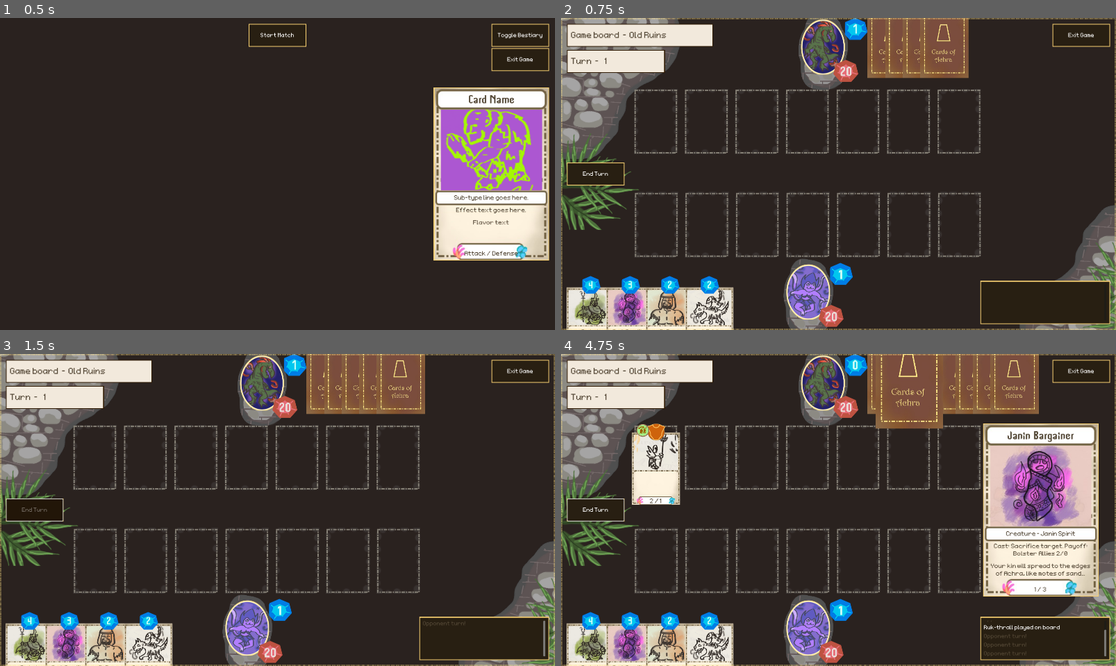
Above: before the commit, frames 1-4 (two rows, left to right).
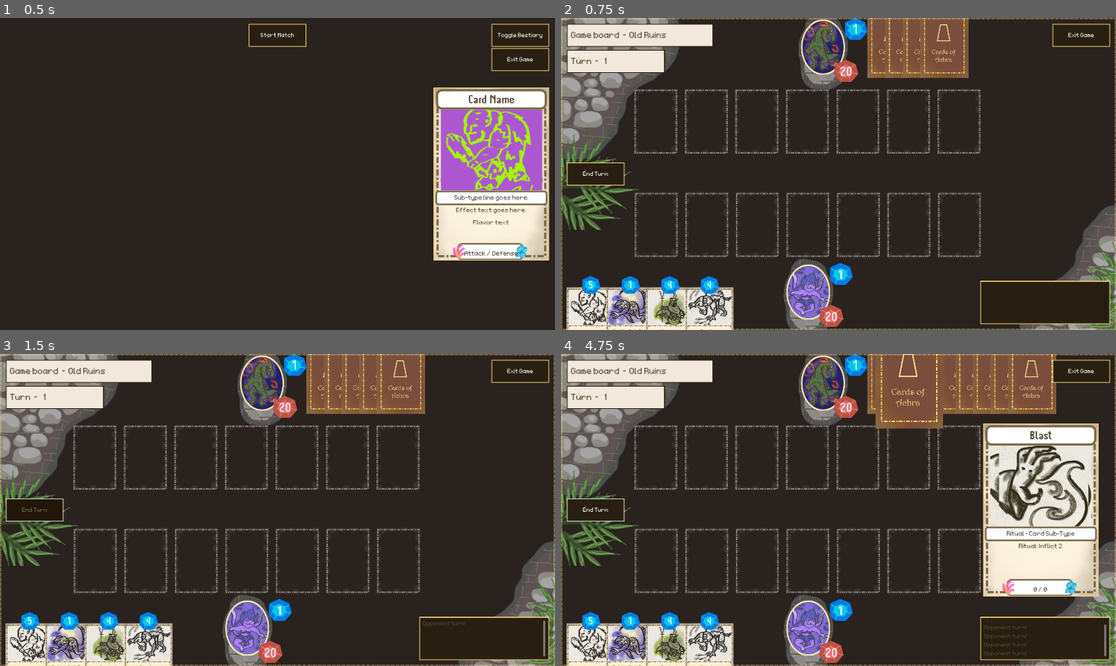
Above: after the commit, the same moments.

Repository: OttoElomaa/Godot-4-Ogre-Card-Game
Game: Godot game, scene res://GameScenes/MainMenu.tscn
Two runs of this game, one before a commit and one after it. Both use one fixed random seed, a clock stepped at 60 frames per second and the inputs below.
Inputs (mouse positions are in pixels of both pictures, inside the frame that each line leads up to):
- Up to frame 1 (0.5 s): no input
- Up to frame 2 (0.75 s): click (838, 36) at 0.5 s
- Up to frame 3 (1.5 s): click (33, 510) at 1.25 s
- Up to frame 4 (4.75 s): tap Enter at 2, 3.5 s; drag from (588, 659) to (827, 385) at 2.02 s; tap Space at 2.75, 4.25 s; drag from (627, 659) to (827, 385) at 2.77 s; move the mouse to (672, 659) at 3.52 s; hold Up (ui_up) 3.53-4.25 s; tap Mouse wheel down (scrollDown) at 3.6 s; click (672, 659) at 3.67 s; drag from (710, 659) to (894, 378) at 4.27 s

Frame 1 is identical in both runs. In frame 2, 2.4% of the frame differs, in the area x 1-31%, y 84-100%; in frame 3, 2.4%; in frame 4, 11%, in the area x 1-99%, y 0-100%.

Commit message:
Maybe broken - Card: Restructured Actions. Actions node now has all the functions for handling actions, not its child nodes

Diff:
--- /dev/null
+++ b/CardScriptsAndComponents/effectsNodeMain.gd
@@ -0,0 +1,167 @@
+extends Node
+
+
+
+@onready var castNode := $Cast
+@onready var battleArtNode := $BattleArt
+@onready var ritualNode := $Ritual
+@onready var arrivalNode := $Arrival
+@onready var onTurnNode := $OnTurn
+
+@onready var specialTriggers := $SpecialCondition
+@onready var payoffNode := $Payoff
+
+var myCard: Card = null
+var isEnemy := false
+
+
+
+
+func setup(card:Card):
+	myCard = card
+	isEnemy = card.isEnemyCard
+
+	for holder in get_children():
+		for script in holder.get_children():
+
+			if script.has_method("setup"):
+				script.setup(card)
+
+
+func createActionText() -> Array:
+	var effectTexts := []
+
+	#### IS IT RITUAL?
+	if myCard.isRitual:
+		var ritualText = createNodeText(ritualNode)
+		effectTexts.append(ritualText)
+
+	#### IF NOT RITUAL, CREATE THE REST
+	else:
+		var arrivalText = createNodeText(arrivalNode)		#### ARRIVAL
+		effectTexts.append(arrivalText)
+
+		var onTurnText = createNodeText(onTurnNode)		#### ON TURN START
+		effectTexts.append(onTurnText)
+
+
+		var castText = createNodeText(castNode)	  #### CAST
+		effectTexts.append(castText)
+
+
+		var battleArtText = createNodeText(battleArtNode)		#### BATTLE ART (Card Combat)
+		effectTexts.append(battleArtText)
+
+	var payoffText = createNodeText(payoffNode)		#### BATTLE ART (Card Combat)
+	effectTexts.append(payoffText)
+
+	return effectTexts
+
+
+func createNodeText(node:Node) -> String:
+
+	var text = ""
+
+	for script in node.get_children():
+		text += script.createText()
+		text += ", "
+
+	#### AT THE END, COMPILE TEXT
+	text = text.rstrip(", ")
+	if text != "":
+		text = "%s: %s" % [getNodeKeyword(node), text]
+
+	return text
+
+
+
+func getNodeKeyword(node:Node) -> String:
+
+	match node:
+		arrivalNode:
+			return "Arrival"
+		ritualNode:
+			return "Ritual"
+		castNode:
+			return "Cast"
+
+		battleArtNode:
+			return "Battle Art"
+		onTurnNode:
+			return "On Turn"
+
+		payoffNode:
+			return "Payoff"
+		specialTriggers:
+			return "Idk man"
+
+	assert(1==2,"Something went wrong in Actions node")
+	return ""
+
+
+
+func activateNode(node:Node, target:Card):
+	var success := false
+
+	for script in node.get_children():
+		if script.has_method("activateTargetless"):
+			success = script.activateTargetless()
+		elif target:
+			if script.has_method("activateTargeted"):
+				success = script.activateTargeted(target)
+
+	if success:
+		if not node == payoffNode:
+			handlePayoff(target)
+
+		MyTools.updateBoardCardsVisuals()
+
+	return success
+
+
+##############################################################
+
+func handleArrival(target:Card):
+	return activateNode(arrivalNode, target)
+
+
+func handleRitual(target:Card):
+	return activateNode(ritualNode, target)
+
+
+func handleCast(target:Card):
+	return activateNode(castNode, target)
+
+
+func handleBattleArt(target:Card):
+	return activateNode(battleArtNode, target)
+
+
+func handleOnTurn(target:Card):
+	return activateNode(onTurnNode, target)
+
+
+
+######################################################
+func handlePayoff(target:Card):
+	return activateNode(payoffNode, target)
+
+
+
+##################################################
+
+func checkHasCast():
+	if castNode.get_children().is_empty():
+		return false
+	return true
+
+
+
+func findEmptySlotWhat() -> CardSlot:
+
+	var slots:Array = MyTools.findEmptyCardSlots(isEnemy)
+
+	if slots.is_empty():
+		return null
+	else:
+		return slots[0]
--- a/Cards/GreenDefiance/Cr-DeathKnight.tscn
+++ b/Cards/GreenDefiance/Cr-DeathKnight.tscn
@@ -12,7 +12,7 @@
 startingDamage = 3
 startingHealth = 3
 
-[node name="EffectTargetless" parent="Effects/Arrival" index="0" instance=ExtResource("2_jrsq4")]
+[node name="Effects_Arrival#EffectTargetless" parent="Actions/Arrival" index="0" instance=ExtResource("2_jrsq4")]
 summonScene = ExtResource("2_f3ejk")
 summonString = "Summon a skeleton"
 
--- a/Cards/Wilds/Cr-Alhaja-Pious.tscn
+++ b/Cards/Wilds/Cr-Alhaja-Pious.tscn
@@ -11,7 +11,7 @@
 startingDamage = 2
 startingHealth = 2
 
-[node name="EffectTargetless" parent="Effects/Arrival" index="0" instance=ExtResource("2_1pf7u")]
+[node name="Effects_Arrival#EffectTargetless" parent="Actions/Arrival" index="0" instance=ExtResource("2_1pf7u")]
 drawCards = 1
 
 [node name="Art" parent="Frontside" index="1"]
--- a/Cards/Wilds/Cr-BlinkBeast.tscn
+++ b/Cards/Wilds/Cr-BlinkBeast.tscn
@@ -12,7 +12,7 @@
 startingDamage = 2
 startingHealth = 1
 
-[node name="EffectTargeted" parent="Effects/BattleArt" index="0" instance=ExtResource("2_hrd7b")]
+[node name="Effects_BattleArt#EffectTargeted" parent="Actions/BattleArt" index="0" instance=ExtResource("2_hrd7b")]
 hasTap = true
 
 [node name="Art" parent="Frontside" index="1"]
--- a/Cards/Wilds/Cr-Janin-bargainer.tscn
+++ b/Cards/Wilds/Cr-Janin-bargainer.tscn
@@ -13,10 +13,10 @@
 startingDamage = 1
 startingHealth = 3
 
-[node name="EffectTargeted" parent="Effects/Cast" index="0" instance=ExtResource("2_1pg6l")]
+[node name="Effects_Cast#EffectTargeted" parent="Actions/Cast" index="0" instance=ExtResource("2_1pg6l")]
 hasSacrifice = true
 
-[node name="EffectTargetless" parent="Effects/Payoff" index="0" instance=ExtResource("3_vl6ci")]
+[node name="Effects_Payoff#EffectTargetless" parent="Actions/Payoff" index="0" instance=ExtResource("3_vl6ci")]
 targetGroup = 2
 bolsterDamage = 2
 
--- a/Cards/Wilds/Cr-SlaghRider.tscn
+++ b/Cards/Wilds/Cr-SlaghRider.tscn
@@ -10,7 +10,7 @@
 startingDamage = 1
 startingHealth = 2
 
-[node name="EffectTargeted" parent="Effects/Cast" index="0" instance=ExtResource("2_4vpam")]
+[node name="Effects_Cast#EffectTargeted" parent="Actions/Cast" index="0" instance=ExtResource("2_4vpam")]
 targetGroup = 1
 bolsterDamage = 2
 
--- a/Cards/Wilds/Cr-Stran-Herder.tscn
+++ b/Cards/Wilds/Cr-Stran-Herder.tscn
@@ -12,7 +12,7 @@
 startingDamage = 2
 startingHealth = 2
 
-[node name="EffectTargetless" parent="Effects/OnTurn" index="0" instance=ExtResource("2_mwal1")]
+[node name="Effects_OnTurn#EffectTargetless" parent="Actions/OnTurn" index="0" instance=ExtResource("2_mwal1")]
 effectTypeLine = "Beast"
 targetGroup = 2
 bolsterDamage = 1
--- a/Cards/Wilds/Ri-Ashem1-medVohu.tscn
+++ b/Cards/Wilds/Ri-Ashem1-medVohu.tscn
@@ -9,7 +9,7 @@
 cardType = 1
 manaCost = 3
 
-[node name="EffectTargetless" parent="Effects/Ritual" index="0" instance=ExtResource("2_ip5c5")]
+[node name="Effects_Ritual#EffectTargetless" parent="Actions/Ritual" index="0" instance=ExtResource("2_ip5c5")]
 drawCards = 2
 
 [node name="Art" parent="Frontside" index="1"]
--- a/Cards/Wilds/Ri-Blast.tscn
+++ b/Cards/Wilds/Ri-Blast.tscn
@@ -9,7 +9,7 @@
 cardType = 1
 manaCost = 4
 
-[node name="EffectTargeted" parent="Effects/Ritual" index="0" instance=ExtResource("2_k3mux")]
+[node name="Effects_Ritual#EffectTargeted" parent="Actions/Ritual" index="0" instance=ExtResource("2_k3mux")]
 inflict = 2
 
 [node name="Art" parent="Frontside" index="1"]
--- a/Cards/card.gd
+++ b/Cards/card.gd
@@ -25,14 +25,7 @@
 @onready var countersNode := $Counters
 @onready var stateHandler := $Frontside/ActionState
 
-@onready var castNode := $Effects/Cast
-@onready var battleArtNode := $Effects/BattleArt
-@onready var ritualNode := $Effects/Ritual
-@onready var arrivalNode := $Effects/Arrival
-@onready var onTurnNode := $Effects/OnTurn
-
-@onready var specialTriggers := $Effects/SpecialCondition
-@onready var payoffNode := $Effects/Payoff
+@onready var actions := $Actions
 
 @onready var keywordHandler := $KeywordHandler
 
@@ -133,6 +126,10 @@
 		$Frontside/StatsPanel.hide()
 		$Frontside/ActionState.hide()
 
+	#### SETUP FOR ALL ACTION SCRIPTS
+	#### SHARE INFO ON, IS CARD ENEMY
+	$Actions.setup(self)
+
 	createEffectText()
 
 	$Frontside/CardName/Label.text = cardName
@@ -171,29 +168,10 @@
 
 	#### CHECK CAST, BATTLE ART, and RITUAL NODES
 
-	#### IS IT RITUAL?
-	if isRitual:
-		var ritualText = ritualNode.createText()
-		effectTexts.append(ritualText)
-
-	#### IF NOT RITUAL, CREATE THE REST
-	else:
-		var arrivalText = arrivalNode.createText()	#### ARRIVAL
-		effectTexts.append(arrivalText)
-
-		var onTurnText = onTurnNode.createText()	#### ON TURN START
-		effectTexts.append(onTurnText)
-
-
-		var castText = castNode.createText()  #### CAST
-		effectTexts.append(castText)
-
-
-		var battleArtText = battleArtNode.createText()	#### BATTLE ART (Card Combat)
-		effectTexts.append(battleArtText)
-
-	var payoffText = payoffNode.createText()	#### BATTLE ART (Card Combat)
-	effectTexts.append(payoffText)
+	var actionHolderTexts := []
+	actionHolderTexts = actions.createActionText()
+
+	effectTexts.append_array(actionHolderTexts)
 
 	effectText = ""
 	for text in effectTexts:
@@ -213,9 +191,9 @@
 	if isRitual:
 		statesInert()
 
+	#### SETUP FOR ALL ACTION SCRIPTS
 	#### SHARE INFO ON, IS CARD ENEMY
-	for node in $Effects.get_children():
-		node.setup(self)
+	$Actions.setup(self)
 
 
 
@@ -228,14 +206,15 @@
 func handleTurnStartActions():
 	#### TRIGGER ON TURN START EFFECTS
 	if States.isStatePlay():
-		onTurnNode.activate(null)
+		actions.handleOnTurn(null)
 
 
 
 #### HANDLE CARD BEING PLAYED ON BOARD
 func handleArrival():
 	basicSetup()
-	arrivalNode.activate(null)  #### TRIGGER ARRIVAL NODE
+	actions.handleArrival(null) #### TRIGGER ARRIVAL NODE
+
 	if hasShadow:
 		countersNode.togglePhased(true)
 		statesPassive()
--- a/Cards/card.tscn
+++ b/Cards/card.tscn
@@ -2,13 +2,13 @@
 
 [ext_resource type="Script" uid="uid://drheo1lr8gec8" path="res://Cards/card.gd" id="1_i5yq8"]
 [ext_resource type="Script" uid="uid://c4juxj0muiopk" path="res://CardScriptsAndComponents/counters.gd" id="2_07jhh"]
-[ext_resource type="Script" uid="uid://dfqyywxg05ds" path="res://CardScriptsAndComponents/cardEffectNode.gd" id="2_r3tma"]
 [ext_resource type="Texture2D" uid="uid://diry565yftyuy" path="res://Art/CardComponents/card-background-phased-effect-transparent.png" id="3_8geja"]
 [ext_resource type="Script" uid="uid://kbmh20bwbb3u" path="res://CardScriptsAndComponents/keyword_handler.gd" id="3_lcq1x"]
 [ext_resource type="Texture2D" uid="uid://b7g66n14xrpak" path="res://Art/CardArt/card-art-base-card-idk.png" id="3_trd61"]
 [ext_resource type="LabelSettings" uid="uid://bybi82ik7ric5" path="res://Fonts/LabelSettingSmallFontFaintGrey.tres" id="4_7bc8n"]
+[ext_resource type="Script" uid="uid://yys4316b4p1r" path="res://CardScriptsAndComponents/effectsNodeMain.gd" id="4_q2hgj"]
 [ext_resource type="PackedScene" uid="uid://camlvr52j6gkf" path="res://CardScriptsAndComponents/keyword.tscn" id="4_qt84u"]
-[ext_resource type="StyleBox" uid="uid://csxe58yu2qsba" path="res://PanelStyles/EmptyStyleBox.tres" id="4_w0fdq"]
+[ext_resource type="StyleBox" path="res://PanelStyles/EmptyStyleBox.tres" id="4_w0fdq"]
 [ext_resource type="Texture2D" uid="uid://qngukrd0n58y" path="res://Art/CardComponents/card-mana-cost-indicator-texture.png" id="5_6ma8t"]
 [ext_resource type="Texture2D" uid="uid://t83v3cphysuw" path="res://Art/CardComponents/card-background-spell-texture.png" id="5_jsedn"]
 [ext_resource type="Texture2D" uid="uid://cdficndq8clk4" path="res://Art/CardComponents/card-backside-texture-v2-achra.jpg" id="5_lcq1x"]
@@ -232,37 +232,24 @@
 z_index = 1
 texture = ExtResource("3_8geja")
 
-[node name="Effects" type="Node" parent="."]
-
-[node name="Cast" type="Node" parent="Effects"]
-script = ExtResource("2_r3tma")
-nodeKeyword = "Cast"
-
-[node name="Ritual" type="Node" parent="Effects"]
-script = ExtResource("2_r3tma")
-nodeKeyword = "Ritual"
-
-[node name="BattleArt" type="Node" parent="Effects"]
-script = ExtResource("2_r3tma")
-nodeKeyword = "Battle Art"
-
-[node name="Arrival" type="Node" parent="Effects"]
-script = ExtResource("2_r3tma")
-nodeKeyword = "Arrival"
-
-[node name="OnTurn" type="Node" parent="Effects"]
-script = ExtResource("2_r3tma")
-nodeKeyword = "On Turn"
-
-[node name="Payoff" type="Node" parent="Effects"]
-script = ExtResource("2_r3tma")
-nodeKeyword = "Payoff"
-
-[node name="SpecialCondition" type="Node" parent="Effects"]
-script = ExtResource("2_r3tma")
-nodeKeyword = "Special Condition"
-
-[node name="EffectConditionScript" type="Node" parent="Effects/SpecialCondition"]
+[node name="Actions" type="Node" parent="."]
+script = ExtResource("4_q2hgj")
+
+[node name="Arrival" type="Node" parent="Actions"]
+
+[node name="Ritual" type="Node" parent="Actions"]
+
+[node name="Cast" type="Node" parent="Actions"]
+
+[node name="BattleArt" type="Node" parent="Actions"]
+
+[node name="OnTurn" type="Node" parent="Actions"]
+
+[node name="Payoff" type="Node" parent="Actions"]
+
+[node name="SpecialCondition" type="Node" parent="Actions"]
+
+[node name="EffectConditionScript" type="Node" parent="Actions/SpecialCondition"]
 script = ExtResource("7_5riqg")
 
 [node name="KeywordHandler" type="Node" parent="."]
--- a/GameScenes/battle_system.gd
+++ b/GameScenes/battle_system.gd
@@ -175,7 +175,7 @@
 
 	#### GET CARD in SLOT
 	if target:
-		var success = c.ritualNode.activate(target)
+		var success = c.actions.handleRitual(target)
 		#if success:
 			#c.destroyAndAnimate(true)
 		return success
@@ -200,7 +200,7 @@
 	for r in results:
 		var target:Card = getCollidedObject(r)
 		prints("Cast target card: ", target)
-		if currentCastingCard.castNode.activate(target):
+		if currentCastingCard.actions.handleCast(target):
 			currentCastingCard.restAndAnimate(true)
 			currentCastingCard = null
 			endCastState()
@@ -307,9 +307,9 @@
 
 
 	#### HANDLE ATTACKER COMBAT ARTS
-	attackCard.battleArtNode.activate(targetCard)
+	attackCard.actions.handleBattleArt(targetCard)
 	#### DEFENDER TOO RIGHT ????
-	targetCard.battleArtNode.activate(attackCard)
+	targetCard.actions.handleBattleArt(attackCard)
 
 	attackCard.countersNode.togglePhased(false)
 
--- a/GameScenes/card_loader.gd
+++ b/GameScenes/card_loader.gd
@@ -16,38 +16,38 @@
 	var card:Card = null
 	var cards := []
 
-	for i in range(10):
+	for i in range(5):
 		cards.append(createCard("res://Cards/Wilds/Cr-Pikeman.tscn"))
-	for i in range(10):
+	for i in range(5):
 		cards.append(createCard("res://Cards/Wilds/Cr-Ogre.tscn"))
 	for i in range(10):
 		cards.append(createCard("res://Cards/Wilds/Cr-RukRaider.tscn"))
-	for i in range(20):
+	for i in range(10):
 		cards.append(createCard("res://Cards/Wilds/Cr-MardokHound.tscn"))
 
 	for i in range(10):
 		cards.append(createCard("res://Cards/Wilds/Cr-SlaghRider.tscn"))
-	for i in range(10):
+	for i in range(5):
 		cards.append(createCard("res://Cards/Wilds/Ri-Blast.tscn"))
 
 	for i in range(10):
 		cards.append(createCard("res://Cards/Wilds/Cr-BlinkBeast.tscn"))
-	for i in range(20):
+	for i in range(10):
 		cards.append(createCard("res://Cards/GreenDefiance/Cr-DeathKnight.tscn"))
 	for i in range(10):
 		cards.append(createCard("res://Cards/Wilds/Cr-Alhaja-Pious.tscn"))
 
-	for i in range(20):
+	for i in range(10):
 		cards.append(createCard("res://Cards/Wilds/Cr-Stran-Herder.tscn"))
-	for i in range(10):
+	for i in range(5):
 		cards.append(createCard("res://Cards/Wilds/Cr-Tugar.tscn"))
 
-	for i in range(20):
+	for i in range(10):
 		cards.append(createCard("res://Cards/Depths/Cr-Kull-Assassin.tscn"))
-	for i in range(20):
+	for i in range(5):
 		cards.append(createCard("res://Cards/Wilds/Ri-Ashem1-medVohu.tscn"))
 
-	for i in range(50):
+	for i in range(10):
 		cards.append(createCard("res://Cards/Wilds/Cr-Janin-bargainer.tscn"))
 
 
--- a/GameScenes/gameBoard.gd
+++ b/GameScenes/gameBoard.gd
@@ -99,7 +99,7 @@
 
 			#### CAST BUTTON
 			var castButton := $ActionMenuCanvas/CardActionMenu/CastPanel
-			if card.castNode.checkActive():
+			if card.actions.checkHasCast():
 				castButton.show()
 			else:
 				castButton.hide()
Not shown, added: CardScriptsAndComponents/effectsNodeMain.gd.uid
Not shown: 1 places in GameScenes/GameBoard.tscn that only renumber resources
Not shown: 1 places in GameScenes/MainMenu.tscn that only renumber resources
